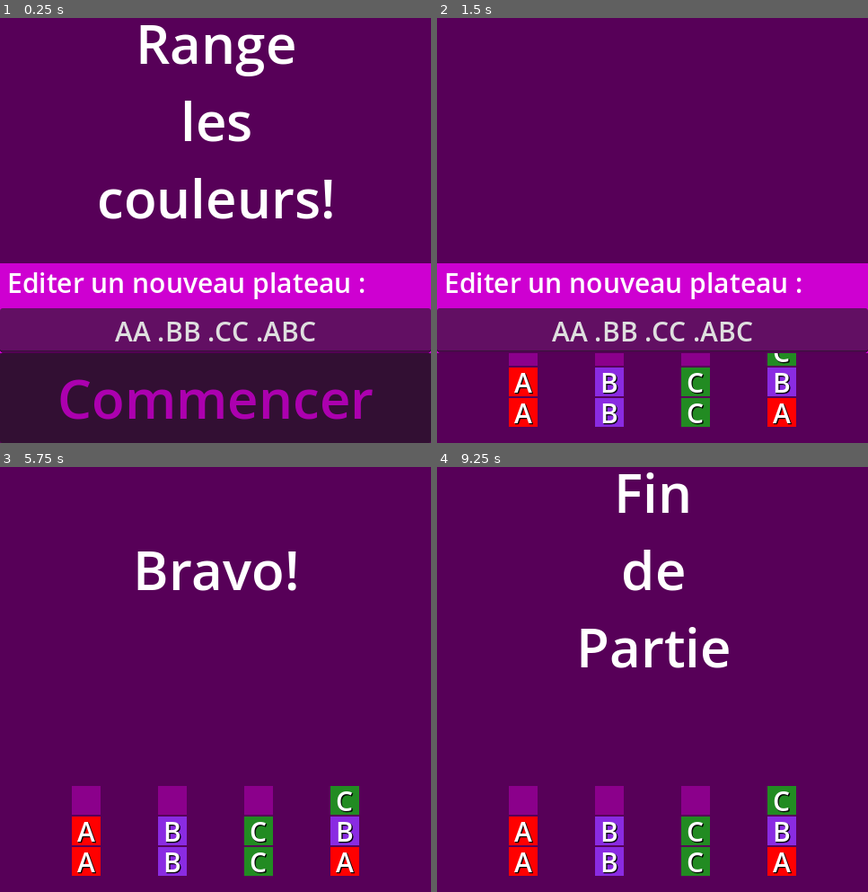
Above: before the commit, frames 1-4 (two rows, left to right).
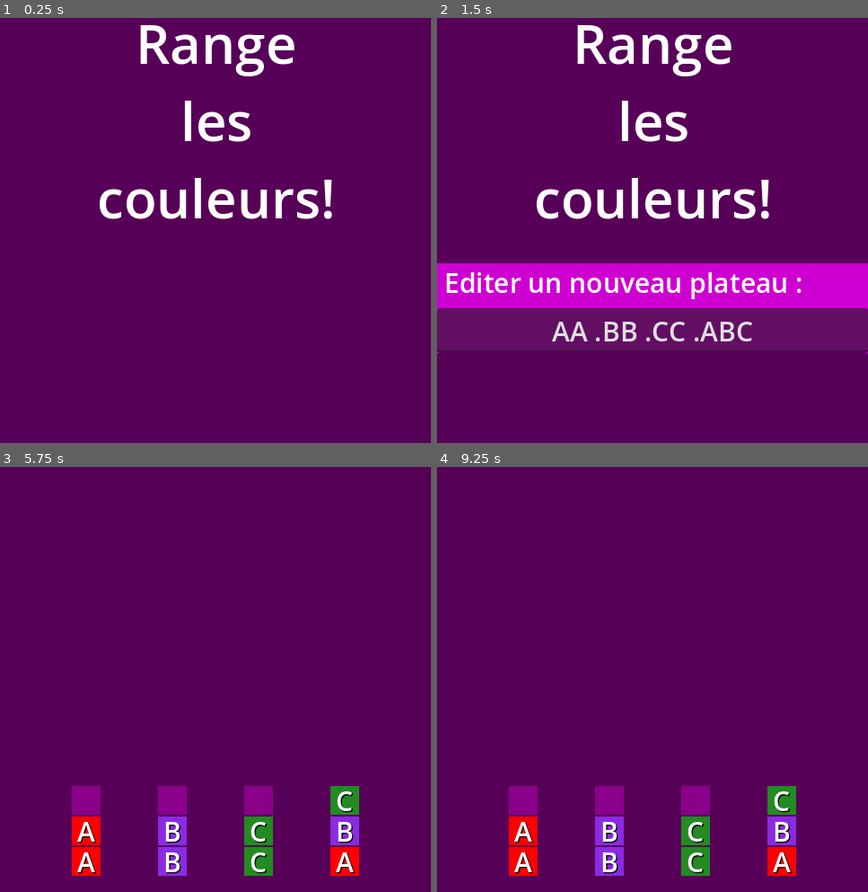
Above: after the commit, the same moments.

Repository: leguims/godot-color-sort-for-anna
Game: Godot game, scene res://Scenes/Principal/principal.tscn
Same seed, same stepped clock (60 frames per second), same inputs: the game is played once before the commit and once after it.
Inputs (mouse positions are in pixels of both pictures, inside the frame that each line leads up to):
- Up to frame 1 (0.25 s): no input
- Up to frame 2 (1.5 s): click (652, 396) at 0.5 s, where only the run before the commit has a clickable "Commencer"; tap Enter at 1.25 s; move the mouse to (747, 86) at 1.27 s; click (747, 86) at 1.42 s
- Up to frame 3 (5.75 s): click "Commencer" at 2 s; tap Space at 2.75, 4.25 s; move the mouse to (129, 603) at 2.77 s; click (129, 603) at 2.92 s; tap Enter at 3.5, 5 s; move the mouse to (outside the picture) at 3.52 s; click (outside the picture) at 3.67 s; move the mouse to (193, 696) at 4.27 s; click (193, 696) at 4.42 s; move the mouse to (344, 666) at 5.02 s; click (344, 666) at 5.17 s
- Up to frame 4 (9.25 s): move the mouse to (523, 471) at 5.77 s; click (523, 471) at 5.92 s; tap Space at 6.5 s; move the mouse to (674, 569) at 6.52 s; click (674, 569) at 6.67 s; move the mouse to (outside the picture) at 7.27 s; click (outside the picture) at 7.42 s; move the mouse to (747, 535) at 8.02 s; click (747, 535) at 8.17 s; move the mouse to (566, 603) at 8.77 s; click (566, 603) at 8.92 s

The runs differ from the first frame. In frame 1, 33% of the frame differs, in the area x 0-100%, y 57-100%; in frame 2, 8.3%; in frame 3, 1.4%; in frame 4, 2.5%.

Commit message:
Ajout de la gestion des cliques souris + déplacement des jetons + détéction de fin de partie.

Diff:
--- a/Scenes/Jeton/jeton.gd
+++ b/Scenes/Jeton/jeton.gd
@@ -1,6 +1,8 @@
 extends Node
 
 class_name Jeton
+
+signal clique_gauche(reference_parent)
 
 var _jetons = {
 	0: ['A', Color('RED')],
@@ -37,6 +39,7 @@
 var nom
 var position_initiale_carre : Vector2 #(0,0)
 var position_initiale_nom : Vector2 #(0,-16)
+var reference_parent # Reference pour que le parent identifie le jeton.
 
 # Called when the node enters the scene tree for the first time.
 func _ready() -> void:
@@ -44,9 +47,11 @@
 	position_initiale_carre = $Carre.position
 	position_initiale_nom = $Nom.position
 	if false:
+		choisir_reference(0)
 		choisir_jeton(9)
 	while false:
 		for i in range(len(_jetons)):
+			choisir_reference(i)
 			choisir_jeton(i)
 			await get_tree().create_timer(1.0).timeout
 
@@ -54,6 +59,9 @@
 # Called every frame. 'delta' is the elapsed time since the previous frame.
 func _process(_delta: float) -> void:
 	pass
+
+func choisir_reference(reference : int) -> void:
+	reference_parent = reference
 
 func choisir_jeton(indice : int) -> void:
 	if indice in _jetons:
@@ -83,3 +91,9 @@
 
 func est_vide() -> bool:
 	return indice_jeton == Plateau.ESPACE
+
+func _on_carre_gui_input(event: InputEvent) -> void:
+	if event is InputEventMouseButton:
+		if event.button_index == MOUSE_BUTTON_LEFT and event.pressed:
+			#print("Clique souris sur : ", $Nom.text)
+			clique_gauche.emit(reference_parent)
--- a/Scenes/Jeton/jeton.tscn
+++ b/Scenes/Jeton/jeton.tscn
@@ -20,3 +20,5 @@
 text = "A"
 horizontal_alignment = 1
 vertical_alignment = 1
+
+[connection signal="gui_input" from="Carre" to="." method="_on_carre_gui_input"]
--- a/Scenes/Menu/menu.tscn
+++ b/Scenes/Menu/menu.tscn
@@ -6,6 +6,7 @@
 script = ExtResource("1_d2lp0")
 
 [node name="Message" type="Label" parent="."]
+visible = false
 anchors_preset = 8
 anchor_left = 0.5
 anchor_top = 0.5
@@ -24,6 +25,7 @@
 autowrap_mode = 2
 
 [node name="BoutonCommencer" type="Button" parent="."]
+visible = false
 anchors_preset = 12
 anchor_top = 1.0
 anchor_right = 1.0
@@ -41,6 +43,7 @@
 one_shot = true
 
 [node name="EditeurPlateau" type="ColorRect" parent="."]
+visible = false
 anchors_preset = 12
 anchor_top = 1.0
 anchor_right = 1.0
--- a/Scenes/Pile/pile.gd
+++ b/Scenes/Pile/pile.gd
@@ -1,10 +1,13 @@
 extends Node
 
 class_name Pile
+
+signal clique_gauche(reference_parent)
 
 @export var jeton_scene: PackedScene
 var liste_jetons = []
 var position = Vector2(0, 720)
+var reference_parent
 
 # Called when the node enters the scene tree for the first time.
 func _ready() -> void:
@@ -76,6 +79,9 @@
 func _process(delta: float) -> void:
 	pass
 
+func choisir_reference(reference : int) -> void:
+	reference_parent = reference
+
 func ajouter_les_jetons(jetons : Array) -> bool:
 	# Vérifier la validité de la pile
 	if not est_valide(jetons):
@@ -90,8 +96,15 @@
 		add_child(jeton)
 		liste_jetons.append(jeton)
 
+		# Fournir l'indice du jeton comme reference
+		# Permet d'identifier de quel jeton provient un signal.
+		var indice_jeton = len(liste_jetons)-1
+		jeton.choisir_reference(indice_jeton)
+
+		# Connexion au signal 'Jeton.clique_gauche'
+		jeton.connect("clique_gauche", Callable(self, "on_jeton_clique_gauche"))
+
 		# Definir la position du jeton dans la pile
-		var indice_jeton = len(liste_jetons)-1
 		var position_jeton = _calculer_la_position_du_jeton(indice_jeton)
 		jeton.choisir_position( position_jeton )
 
@@ -102,9 +115,7 @@
 func ajouter_le_jeton_dans_le_vide(jeton_a_ajouter : int) -> bool:
 	var ajoute = false
 	if accepte_jeton(jeton_a_ajouter, 1):
-		var liste_inversee = liste_jetons.duplicate(true)
-		liste_inversee.reverse()
-		for jeton_courant in liste_inversee:
+		for jeton_courant in liste_jetons:
 			if jeton_courant.est_vide():
 				jeton_courant.choisir_jeton(jeton_a_ajouter)
 				# TODO : Attention, le jeton 'J' posera un probleme !
@@ -163,6 +174,8 @@
 			return false
 	return true
 
+
+# Methodes pour cadrer les mouvements de jetons
 func est_vide() -> bool:
 	return liste_jetons.is_empty() \
 		or liste_jetons.front().indice_jeton == Plateau.ESPACE
@@ -172,9 +185,9 @@
 		or liste_jetons.back().indice_jeton != Plateau.ESPACE
 
 func est_termine() -> bool:
-	# la pile est pleine
-	if not est_pleine():
-		return false
+	# Terminée = vide ou pleine monocouleur
+	if est_vide():
+		return true
 
 	# Tous les jetons sont identiques
 	var jeton_precedent = null
@@ -192,6 +205,26 @@
 			if jeton.indice_jeton != Plateau.ESPACE:
 				return jeton.indice_jeton
 	return Plateau.ESPACE
+
+func combien_de_jetons_identiques_au_sommet() -> int:
+	var nb_identique_sommet = 0
+	var jeton_sommet = null
+	if not est_vide() and not est_termine():
+		var liste_inversee = liste_jetons.duplicate(true)
+		liste_inversee.reverse()
+		for jeton in liste_inversee:
+			if not jeton_sommet and jeton.indice_jeton == Plateau.ESPACE :
+				continue # Ignorer les cases vides au sommet
+			elif not jeton_sommet and jeton.indice_jeton != Plateau.ESPACE :
+				# Enregistrer le premier jeton rencontré
+				jeton_sommet = jeton.indice_jeton
+				nb_identique_sommet += 1
+			elif jeton_sommet and jeton.indice_jeton == jeton_sommet:
+				# Comptabiliser les jetons identiques
+				nb_identique_sommet += 1
+			else:
+				break # Arret du comptage pour un jeton différent
+	return nb_identique_sommet
 
 func combien_de_cases_vides_au_sommet() -> int:
 	var vide_sommet = 0
@@ -214,3 +247,7 @@
 	# Inversion sur Y pour commencer à la base de la pile
 	position_jeton.y = position.y - indice_jeton * (liste_jetons[indice_jeton].hauteur() + 2)
 	return position_jeton
+
+func on_jeton_clique_gauche(indice_jeton : int) -> void:
+	#print("clique sur le jeton : ", indice_jeton)
+	clique_gauche.emit(reference_parent)
--- a/Scenes/Plateau/plateau.gd
+++ b/Scenes/Plateau/plateau.gd
@@ -10,6 +10,8 @@
 var string2int = {}
 static var ESPACE = 32
 
+var sauvegarde_indice_pile_depart : int = -1
+
 # Called when the node enters the scene tree for the first time.
 func _ready() -> void:
 	if false:
@@ -67,7 +69,7 @@
 		var plateau = _decoder_plateau(plateau_texte)
 		_creer_un_plateau(plateau)
 		# TODO : Code de test
-		if true:
+		if false:
 			await get_tree().create_timer(5.0).timeout
 			#if randi_range(0, 1):
 			if true:
@@ -121,6 +123,14 @@
 		# le constructeur '_ready' ait fait ses actions préalables.
 		add_child(pile)
 		liste_piles.append(pile)
+
+		# Fournir l'indice de la pile comme reference
+		# Permet d'identifier de quelle pile provient un signal.
+		var indice_pile = len(liste_piles)-1
+		pile.choisir_reference(indice_pile)
+
+		# Connexion au signal 'Jeton.clique_gauche'
+		pile.connect("clique_gauche", Callable(self, "on_pile_clique_gauche"))
 
 		# Créer la pile
 		var valide = pile.ajouter_les_jetons(pile_courante)
@@ -170,3 +180,50 @@
 				print("calculer_la_position_de_la_pile : Trop de piles ! nb_piles = ", nb_piles)
 		pass
 	return position_pile
+
+func on_pile_clique_gauche(indice_pile : int) -> void:
+	print("clique sur la pile : ", indice_pile)
+	if sauvegarde_indice_pile_depart == -1:
+		$SelectionPile.start()
+		sauvegarde_indice_pile_depart = indice_pile
+	else:
+		$SelectionPile.stop()
+		if realiser_le_tansfert_de_pile(sauvegarde_indice_pile_depart, indice_pile):
+			if liste_piles[indice_pile].est_termine():
+				# Vérifier si la partie est achevée
+				var termine = true
+				for pile in liste_piles:
+					if not pile.est_termine():
+						termine = false
+						break
+				if termine:
+					fin_de_partie.emit()
+		_on_selection_pile_timeout()
+
+func _on_selection_pile_timeout() -> void:
+	# Annulation du coup en cours
+	sauvegarde_indice_pile_depart = -1
+	print("Annulation du coup en cours")
+
+func realiser_le_tansfert_de_pile(indice_pile_depart : int, indice_pile_arrivee : int) -> bool:
+	var pile_depart = liste_piles[indice_pile_depart]
+	if pile_depart.est_vide() or pile_depart.est_termine():
+		print("Pile de départ vide ou terminée")
+		return false
+
+	var pile_arrivee = liste_piles[indice_pile_arrivee]
+	if pile_arrivee.est_pleine() or pile_arrivee.est_termine():
+		print("Pile d'arrivée pleine ou termniée")
+		return false
+
+	var indice_jeton_depart = pile_depart.quelle_est_la_couleur_au_sommet()
+	var nb_jeton_depart = pile_depart.combien_de_jetons_identiques_au_sommet()
+
+	if pile_arrivee.accepte_jeton(indice_jeton_depart, nb_jeton_depart):
+		for i in range(nb_jeton_depart):
+			pile_depart.retirer_le_dernier_jeton()
+			pile_arrivee.ajouter_le_jeton_dans_le_vide(indice_jeton_depart)
+		return true
+	else:
+		print("La pile d'arrivée refuse le(s) ", nb_jeton_depart, " jeton(s)")
+		return false
--- a/Scenes/Plateau/plateau.tscn
+++ b/Scenes/Plateau/plateau.tscn
@@ -11,3 +11,9 @@
 offset_right = 480.0
 offset_bottom = 720.0
 color = Color(0.34363, 8.53118e-05, 0.346463, 1)
+
+[node name="SelectionPile" type="Timer" parent="."]
+wait_time = 5.0
+one_shot = true
+
+[connection signal="timeout" from="SelectionPile" to="." method="_on_selection_pile_timeout"]
